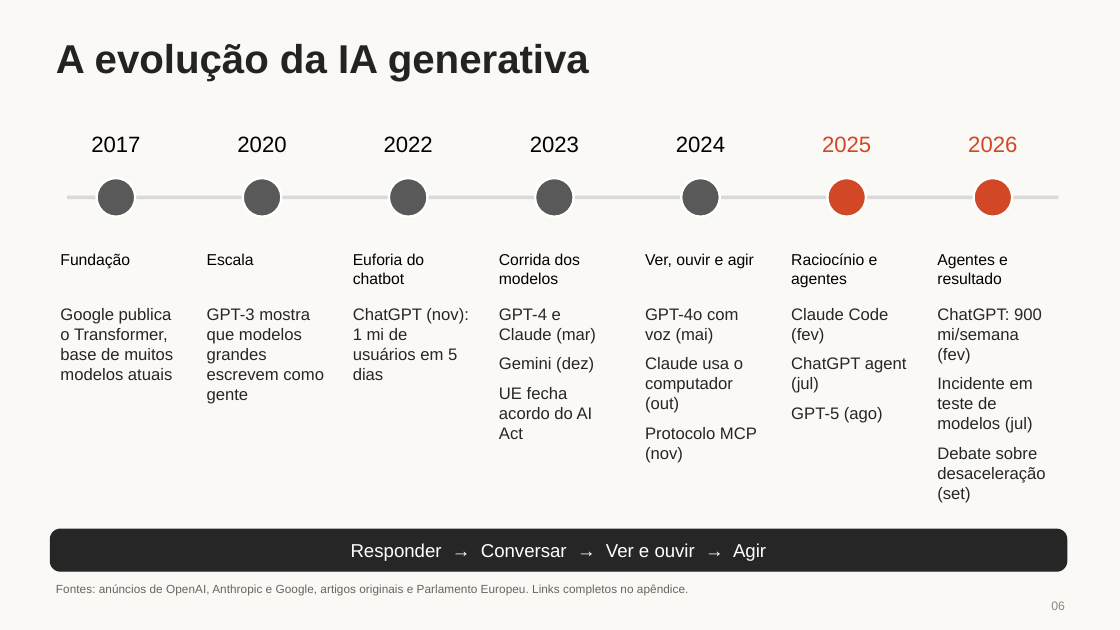
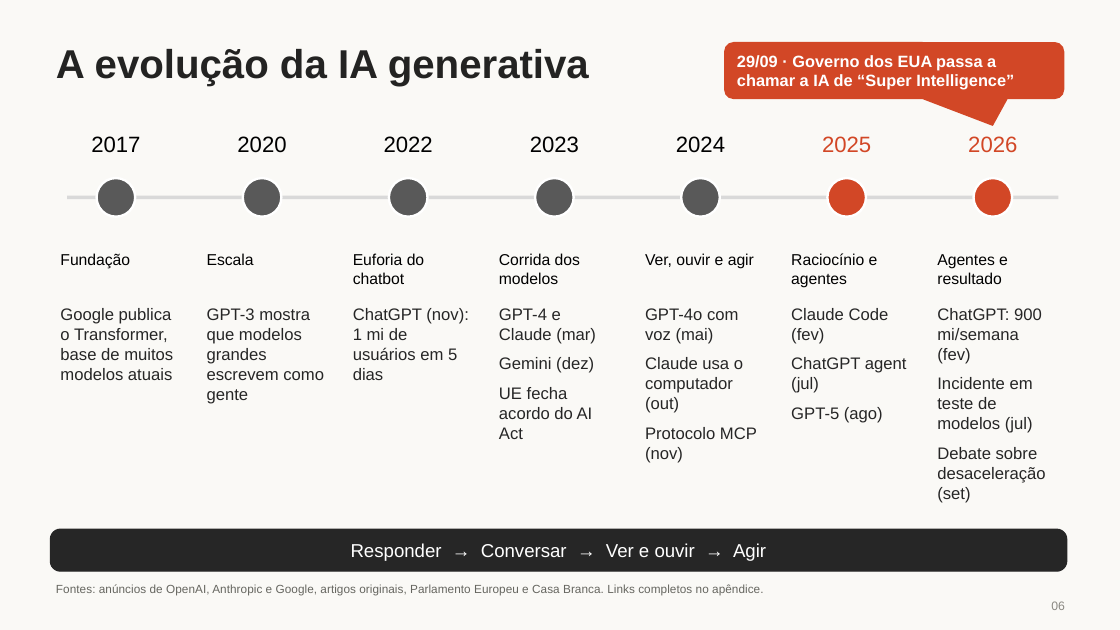
Before and after one commit to LawrenceTeixeira/Secretariado, a slide deck: slide 6 of Lawrence Teixeira - Agentes de IA.pptx. Drawn at 1120x630 pixels with LibreOffice and Linux fonts; fonts in the diff are those of the drawing. Boxes give left, top, right and bottom in pixels: in the first picture for what was removed or moved away, otherwise in the second. Text is boxed around its words. In the diff, an @@ line names an element or a change of style, - is before the commit and + after.

```diff
--- a/Lawrence Teixeira - Agentes de IA.pptx
+++ b/Lawrence Teixeira - Agentes de IA.pptx
@@ title "A evolução da IA generativa": place and size @@
-title "A evolução da IA generativa" at [56, 44, 589, 81]
+title "A evolução da IA generativa" at [56, 49, 589, 86]
@@ rounded speech box added at [724, 42, 1065, 99], fill #D24726, 14 pt, text #FFFFFF, bold @@
+29/09 · Governo dos EUA passa a
+chamar a IA de “Super Intelligence”
@@ text at [56, 584, 763, 596]: text changed @@
-Fontes: anúncios de OpenAI, Anthropic e Google, artigos originais e Parlamento Europeu. Links completos no apêndice.
+Fontes: anúncios de OpenAI, Anthropic e Google, artigos originais, Parlamento Europeu e Casa Branca. Links completos no apêndice.
```
Also in this commit, not shown: 15 other slides changed, 2 slides added, 11 other files.
